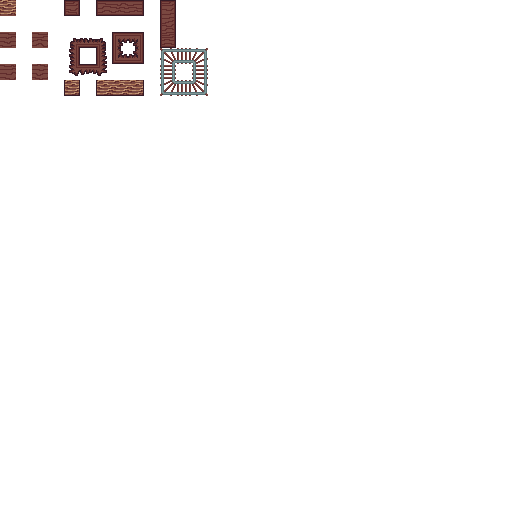
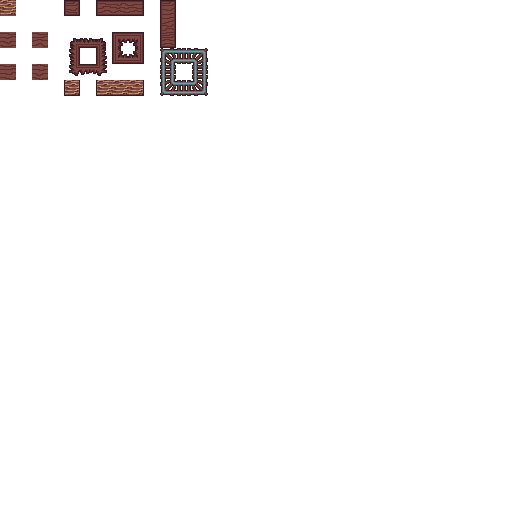
Comparing the layer stacks of the two 512 x 512 images. Changes:
painted on "Layer 1" over <box>160,48,208,96</box>
